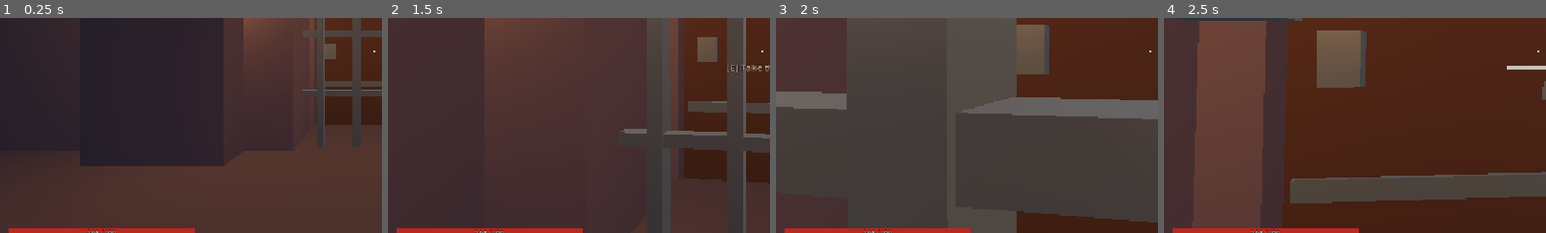
Above: before the commit, frames 1-4 (left to right).
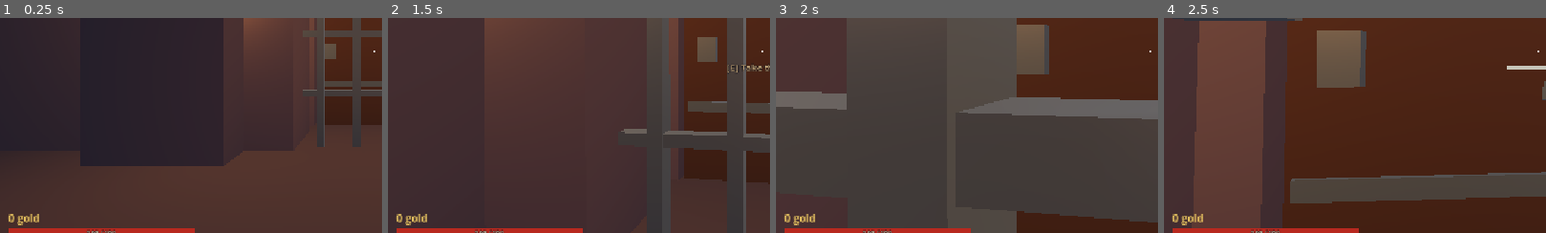
Above: after the commit, the same moments.

Repository: CaptainTiki/Arx
Game: Godot game, scene res://main/Main.tscn
Same seed, same stepped clock (60 frames per second), same inputs: the game is played once before the commit and once after it. Sound files missing from this copy of the repository are replaced by a short silence.
Inputs (mouse positions are % of the whole screen's width and height, from its top left):
- Up to frame 1 (0.25 s): no input
- Up to frame 2 (1.5 s): move the mouse to (55, 50) at 0.52 s; hold Right mouse button (block) 0.53-1.28 s; hold W (move_forward) from 0.53 s (still down); tap E (interact) at 0.8, 1.35 s; move the mouse to (45, 50) at 1.27 s
- Up to frame 3 (2 s): keep holding W (move_forward); right-click (45, 50) at 1.55 s
- Up to frame 4 (2.5 s): keep holding W (move_forward); move the mouse to (52, 48) at 2.02 s; press the mouse at (52, 48) at 2.03 s; tap E (interact) at 2.3 s
The pictures show only the part of the screen within x 1-51%, y 42-92%; the shares and areas given below are measured in that part.

The runs differ from the first frame. In frame 1, 0.2% of the frame differs, in the area x 2-11%, y 91-97%; in frame 2, 0.2%; in frame 3, 0.2%; in frame 4, 0.2%.

Commit message:
Items v2: Gold

Diff:
--- a/data/tables/drops/drop_barrel.tres
+++ b/data/tables/drops/drop_barrel.tres
@@ -21,10 +21,16 @@
 weight = 1.0
 item = ExtResource("5_iron_cap")
 
+[sub_resource type="Resource" id="Entry_gold"]
+script = ExtResource("2_entry")
+weight = 2.0
+gold_min = 1
+gold_max = 5
+
 [sub_resource type="Resource" id="Entry_nothing"]
 script = ExtResource("2_entry")
 weight = 5.0
 
 [resource]
 script = ExtResource("1_table")
-entries = Array[ExtResource("2_entry")]([SubResource("Entry_axe"), SubResource("Entry_vest"), SubResource("Entry_iron_cap"), SubResource("Entry_nothing")])
+entries = Array[ExtResource("2_entry")]([SubResource("Entry_axe"), SubResource("Entry_vest"), SubResource("Entry_iron_cap"), SubResource("Entry_gold"), SubResource("Entry_nothing")])
--- a/data/tables/drops/drop_bruiser.tres
+++ b/data/tables/drops/drop_bruiser.tres
@@ -21,10 +21,16 @@
 weight = 2.0
 item = ExtResource("5_iron_cap")
 
+[sub_resource type="Resource" id="Entry_gold"]
+script = ExtResource("2_entry")
+weight = 4.0
+gold_min = 10
+gold_max = 25
+
 [sub_resource type="Resource" id="Entry_nothing"]
 script = ExtResource("2_entry")
 weight = 2.0
 
 [resource]
 script = ExtResource("1_table")
-entries = Array[ExtResource("2_entry")]([SubResource("Entry_axe"), SubResource("Entry_sword"), SubResource("Entry_iron_cap"), SubResource("Entry_nothing")])
+entries = Array[ExtResource("2_entry")]([SubResource("Entry_axe"), SubResource("Entry_sword"), SubResource("Entry_iron_cap"), SubResource("Entry_gold"), SubResource("Entry_nothing")])
--- a/data/tables/drops/drop_crate.tres
+++ b/data/tables/drops/drop_crate.tres
@@ -39,10 +39,16 @@
 weight = 1.0
 item = ExtResource("8_boots")
 
+[sub_resource type="Resource" id="Entry_gold"]
+script = ExtResource("2_entry")
+weight = 2.0
+gold_min = 1
+gold_max = 5
+
 [sub_resource type="Resource" id="Entry_nothing"]
 script = ExtResource("2_entry")
 weight = 6.0
 
 [resource]
 script = ExtResource("1_table")
-entries = Array[ExtResource("2_entry")]([SubResource("Entry_dagger"), SubResource("Entry_sword"), SubResource("Entry_cap"), SubResource("Entry_vest"), SubResource("Entry_gloves"), SubResource("Entry_boots"), SubResource("Entry_nothing")])
+entries = Array[ExtResource("2_entry")]([SubResource("Entry_dagger"), SubResource("Entry_sword"), SubResource("Entry_cap"), SubResource("Entry_vest"), SubResource("Entry_gloves"), SubResource("Entry_boots"), SubResource("Entry_gold"), SubResource("Entry_nothing")])
--- a/data/tables/drops/drop_grunt.tres
+++ b/data/tables/drops/drop_grunt.tres
@@ -33,10 +33,16 @@
 weight = 1.0
 item = ExtResource("7_boots")
 
+[sub_resource type="Resource" id="Entry_gold"]
+script = ExtResource("2_entry")
+weight = 3.0
+gold_min = 3
+gold_max = 8
+
 [sub_resource type="Resource" id="Entry_nothing"]
 script = ExtResource("2_entry")
 weight = 8.0
 
 [resource]
 script = ExtResource("1_table")
-entries = Array[ExtResource("2_entry")]([SubResource("Entry_dagger"), SubResource("Entry_cap"), SubResource("Entry_vest"), SubResource("Entry_gloves"), SubResource("Entry_boots"), SubResource("Entry_nothing")])
+entries = Array[ExtResource("2_entry")]([SubResource("Entry_dagger"), SubResource("Entry_cap"), SubResource("Entry_vest"), SubResource("Entry_gloves"), SubResource("Entry_boots"), SubResource("Entry_gold"), SubResource("Entry_nothing")])
--- a/data/tables/drops/drop_pot.tres
+++ b/data/tables/drops/drop_pot.tres
@@ -15,10 +15,16 @@
 weight = 1.0
 item = ExtResource("4_gloves")
 
+[sub_resource type="Resource" id="Entry_gold"]
+script = ExtResource("2_entry")
+weight = 2.0
+gold_min = 1
+gold_max = 4
+
 [sub_resource type="Resource" id="Entry_nothing"]
 script = ExtResource("2_entry")
 weight = 8.0
 
 [resource]
 script = ExtResource("1_table")
-entries = Array[ExtResource("2_entry")]([SubResource("Entry_cap"), SubResource("Entry_gloves"), SubResource("Entry_nothing")])
+entries = Array[ExtResource("2_entry")]([SubResource("Entry_cap"), SubResource("Entry_gloves"), SubResource("Entry_gold"), SubResource("Entry_nothing")])
--- a/data/tables/drops/drop_shieldbearer.tres
+++ b/data/tables/drops/drop_shieldbearer.tres
@@ -39,10 +39,16 @@
 weight = 3.0
 item = ExtResource("8_shield")
 
+[sub_resource type="Resource" id="Entry_gold"]
+script = ExtResource("2_entry")
+weight = 3.0
+gold_min = 5
+gold_max = 12
+
 [sub_resource type="Resource" id="Entry_nothing"]
 script = ExtResource("2_entry")
 weight = 8.0
 
 [resource]
 script = ExtResource("1_table")
-entries = Array[ExtResource("2_entry")]([SubResource("Entry_dagger"), SubResource("Entry_cap"), SubResource("Entry_vest"), SubResource("Entry_gloves"), SubResource("Entry_boots"), SubResource("Entry_shield"), SubResource("Entry_nothing")])
+entries = Array[ExtResource("2_entry")]([SubResource("Entry_dagger"), SubResource("Entry_cap"), SubResource("Entry_vest"), SubResource("Entry_gloves"), SubResource("Entry_boots"), SubResource("Entry_shield"), SubResource("Entry_gold"), SubResource("Entry_nothing")])
--- a/data/tables/drops/drop_skitterer.tres
+++ b/data/tables/drops/drop_skitterer.tres
@@ -9,10 +9,16 @@
 weight = 1.0
 item = ExtResource("3_dagger")
 
+[sub_resource type="Resource" id="Entry_gold"]
+script = ExtResource("2_entry")
+weight = 2.0
+gold_min = 2
+gold_max = 5
+
 [sub_resource type="Resource" id="Entry_nothing"]
 script = ExtResource("2_entry")
 weight = 9.0
 
 [resource]
 script = ExtResource("1_table")
-entries = Array[ExtResource("2_entry")]([SubResource("Entry_dagger"), SubResource("Entry_nothing")])
+entries = Array[ExtResource("2_entry")]([SubResource("Entry_dagger"), SubResource("Entry_gold"), SubResource("Entry_nothing")])
--- a/dungeon/dungeon.gd
+++ b/dungeon/dungeon.gd
@@ -52,6 +52,7 @@
 
 ## Affixes that drops can roll. Set in Main.tscn.
 @export var affix_pool: AffixPool
+@export var gold_pile_scene: PackedScene = preload("res://world/GoldPile.tscn")
 ## Loot level for this floor: shifts rarity odds and affix ranges. The key sets it later.
 @export var loot_level: int = 1
 
@@ -113,10 +114,15 @@
 	var roller: RandomNumberGenerator = rng if rng else _loot_rng
 	for i: int in count:
 		var entry: SpawnEntry = table.roll(roller)
-		if entry == null or entry.item == null:
+		if entry == null:
 			continue
 		var angle: float = roller.randf() * TAU
 		var offset: Vector3 = Vector3(cos(angle), 0.0, sin(angle)) * roller.randf_range(drop_scatter_min, drop_scatter_max)
+		if entry.is_gold():
+			place_gold(roller.randi_range(entry.gold_min, entry.gold_max), at + offset)
+			continue
+		if entry.item == null:
+			continue
 		var item: ItemData = roll_item(entry.item, roller)
 		place_item(item, at, offset, roller.randf() * TAU)
 		dropped.append(item)
@@ -126,6 +132,19 @@
 
 ## Puts `item` on the floor as a new Pickup, `offset` from `from` (a point on the floor). A short
 ## ray pulls it back from any wall in the way, so it can always be picked up again.
+## Coins on the floor at `at`, scaled by the player's gold find. Walk over them to take them.
+func place_gold(amount: int, at: Vector3) -> GoldPile:
+	var player: Player = get_tree().get_first_node_in_group(&"player") as Player
+	if player:
+		amount = maxi(1, roundi(amount * player.inventory.stat_mult(Stat.Kind.GOLD_FIND_PCT)))
+	var pile: GoldPile = gold_pile_scene.instantiate() as GoldPile
+	pile.amount = amount
+	var parent: Node = drop_parent if drop_parent else self
+	parent.add_child(pile)
+	pile.global_position = Vector3(at.x, at.y + 0.02, at.z)
+	return pile
+
+
 ## A template becomes a dropped item: rarity and affixes rolled at this floor's loot level.
 func roll_item(base: ItemData, rng: RandomNumberGenerator = null) -> ItemData:
 	return ItemRoller.roll(base, loot_level, rng if rng else _loot_rng, affix_pool)
--- a/dungeon/spawn_entry.gd
+++ b/dungeon/spawn_entry.gd
@@ -12,6 +12,13 @@
 @export var scene: PackedScene
 ## Read by CHEST spawn points.
 @export var chest: ChestData
+## A gold row (drop tables only): coins in this range instead of an item. 0 = not a gold row.
+@export var gold_min: int = 0
+@export var gold_max: int = 0
+
+
+func is_gold() -> bool:
+	return gold_max > 0
 
 
 ## What this row spawns for a spawn point of `kind`, or null for "nothing".
@@ -35,6 +42,10 @@
 	return null
 
 
+func is_empty() -> bool:
+	return any_payload() == null and not is_gold()
+
+
 ## Short name for logs: the payload's display name (scene or chest: its file name), or "nothing".
 func describe(kind: SpawnPoint.Kind) -> String:
 	return payload_name(payload_for(kind))
--- a/player/Player.tscn
+++ b/player/Player.tscn
@@ -442,6 +442,21 @@
 mouse_filter = 2
 script = ExtResource("23_charge_meter")
 
+[node name="GoldLabel" type="Label" parent="HUD"]
+unique_name_in_owner = true
+anchors_preset = 2
+anchor_top = 1.0
+anchor_bottom = 1.0
+offset_left = 24.0
+offset_top = -84.0
+offset_right = 304.0
+offset_bottom = -62.0
+grow_vertical = 0
+mouse_filter = 2
+theme_override_colors/font_color = Color(1, 0.85, 0.4, 1)
+theme_override_font_sizes/font_size = 16
+text = "0 gold"
+
 [node name="Bars" type="VBoxContainer" parent="HUD"]
 anchors_preset = 2
 anchor_top = 1.0
--- a/player/hud.gd
+++ b/player/hud.gd
@@ -15,6 +15,7 @@
 @onready var _health_text: Label = %HealthText
 @onready var _stamina_bar: ProgressBar = %StaminaBar
 @onready var _charge_meter: ChargeMeter = %ChargeMeter
+@onready var _gold_label: Label = %GoldLabel
 @onready var _damage_flash: ColorRect = %DamageFlash
 @onready var _death_label: Label = %DeathLabel
 @onready var _prompt_label: Label = %PromptLabel
@@ -43,6 +44,10 @@
 
 
 ## Both maps read the dungeon's reveal state and follow `player`. No dungeon = no corner map.
+func set_gold(gold: int) -> void:
+	_gold_label.text = "%d gold" % gold
+
+
 ## Heavy charge readout; Player feeds it every physics frame.
 func set_charge(charging: bool, fraction: float, overcharge: float, threshold: float) -> void:
 	_charge_meter.update_charge(charging, fraction, overcharge, threshold)
--- a/player/inventory.gd
+++ b/player/inventory.gd
@@ -5,6 +5,10 @@
 ## The WEAPON slot is mirrored into the WeaponRig; nothing else equips the rig.
 
 signal changed
+signal gold_changed(gold: int)
+
+## Coins. A counter, not an item: the peddler and the grinder spend it.
+var gold: int = 0
 
 const COLS: int = 6
 const ROWS: int = 4
@@ -21,6 +25,13 @@
 	bag.resize(COLS * ROWS)
 	for slot: int in ItemData.Slot.values():
 		equipped[slot] = null
+
+
+func add_gold(amount: int) -> void:
+	if amount == 0:
+		return
+	gold = maxi(gold + amount, 0)
+	gold_changed.emit(gold)
 
 
 ## Puts `item` in the first free square. False if the bag is full.
--- a/player/player.gd
+++ b/player/player.gd
@@ -124,6 +124,7 @@
 	_base_max_stamina = _stamina.max_stamina
 	_base_regen = _stamina.regen_per_second
 	_inventory.changed.connect(_apply_gear_stats)
+	_inventory.gold_changed.connect(_hud.set_gold)
 	_inventory.equip(starting_weapon)
 	_inventory_screen.bind(self)
 	_hud.bind_map(dungeon, self)
--- /dev/null
+++ b/world/GoldPile.tscn
@@ -0,0 +1,69 @@
+[gd_scene format=3]
+
+[ext_resource type="Script" path="res://world/gold_pile.gd" id="1_gold"]
+[ext_resource type="Material" path="res://art/materials/palette_metal.tres" id="2_metal"]
+[ext_resource type="AudioStream" path="res://audio/sfx/block_clang.wav" id="3_ting"]
+
+[sub_resource type="CylinderMesh" id="CylinderMesh_coin"]
+material = ExtResource("2_metal")
+top_radius = 0.09
+bottom_radius = 0.09
+height = 0.02
+radial_segments = 8
+
+[sub_resource type="SphereShape3D" id="SphereShape3D_take"]
+radius = 0.7
+
+[node name="GoldPile" type="Area3D"]
+collision_layer = 0
+collision_mask = 2
+script = ExtResource("1_gold")
+
+[node name="Shape" type="CollisionShape3D" parent="."]
+unique_name_in_owner = true
+position = Vector3(0, 0.3, 0)
+shape = SubResource("SphereShape3D_take")
+
+[node name="Coins" type="Node3D" parent="."]
+unique_name_in_owner = true
+
+[node name="Coin1" type="MeshInstance3D" parent="Coins"]
+position = Vector3(0, 0.01, 0)
+cast_shadow = 0
+mesh = SubResource("CylinderMesh_coin")
+
+[node name="Coin2" type="MeshInstance3D" parent="Coins"]
+position = Vector3(0.11, 0.01, 0.06)
+rotation = Vector3(0, 0.7, 0)
+cast_shadow = 0
+mesh = SubResource("CylinderMesh_coin")
+
+[node name="Coin3" type="MeshInstance3D" parent="Coins"]
+position = Vector3(-0.08, 0.01, 0.1)
+rotation = Vector3(0, 1.9, 0)
+cast_shadow = 0
+mesh = SubResource("CylinderMesh_coin")
+
+[node name="Coin4" type="MeshInstance3D" parent="Coins"]
+position = Vector3(0.03, 0.03, -0.09)
+rotation = Vector3(0.2, 2.6, 0)
+cast_shadow = 0
+mesh = SubResource("CylinderMesh_coin")
+
+[node name="Coin5" type="MeshInstance3D" parent="Coins"]
+position = Vector3(0.04, 0.03, 0.02)
+rotation = Vector3(0, 1.2, 0.15)
+cast_shadow = 0
+mesh = SubResource("CylinderMesh_coin")
+
+[node name="Glow" type="OmniLight3D" parent="Coins"]
+position = Vector3(0, 0.25, 0)
+light_color = Color(1, 0.85, 0.4, 1)
+light_energy = 0.5
+omni_range = 1.2
+
+[node name="TingSfx" type="AudioStreamPlayer3D" parent="."]
+unique_name_in_owner = true
+stream = ExtResource("3_ting")
+pitch_scale = 1.9
+volume_db = -4.0
--- /dev/null
+++ b/world/gold_pile.gd
@@ -0,0 +1,30 @@
+class_name GoldPile
+extends Area3D
+## Coins on the floor. Walk over them and they're yours: no prompt, a ting, gone. Gold is a counter
+## on the Inventory, never a bag item. Dungeon.drop_loot places these from a table row's gold range.
+
+@export var amount: int = 1
+
+@onready var _sfx: AudioStreamPlayer3D = %TingSfx
+@onready var _coins: Node3D = %Coins
+@onready var _shape: CollisionShape3D = %Shape
+
+var _taken: bool = false
+
+
+func _ready() -> void:
+	body_entered.connect(_on_body_entered)
+	# Bigger piles are bigger.
+	var scale_factor: float = clampf(0.6 + amount / 40.0, 0.6, 1.6)
+	_coins.scale = Vector3.ONE * scale_factor
+
+
+func _on_body_entered(body: Node3D) -> void:
+	if _taken or not body is Player:
+		return
+	_taken = true
+	(body as Player).inventory.add_gold(amount)
+	_shape.set_deferred(&"disabled", true)
+	_coins.visible = false
+	_sfx.play()
+	_sfx.finished.connect(queue_free)
